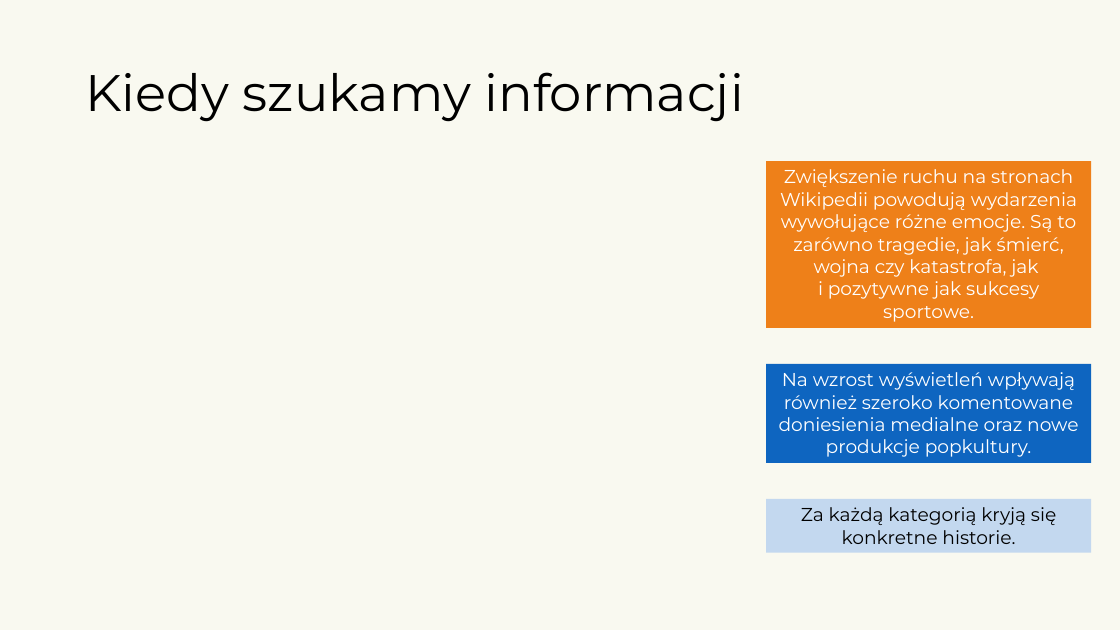
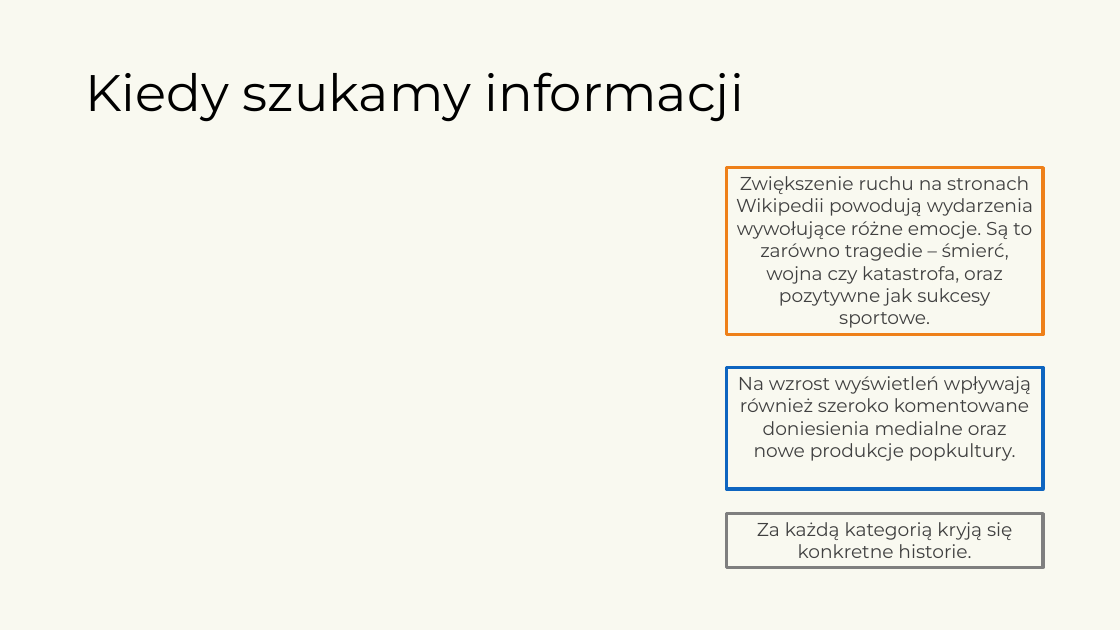
Before and after one commit to kotlarekm/BI_NGO_Wikipedia, a slide deck: slide 4 of storytelling/Storytelling.pptx (slide 5 before the commit). Drawn at 1120x630 pixels with LibreOffice and Linux fonts; fonts in the diff are those of the drawing; background and template pictures are left out. Boxes give left, top, right and bottom in pixels: in the first picture for what was removed or moved away, otherwise in the second. Text is boxed around its words. In the diff, an @@ line names an element or a change of style, - is before the commit and + after.

```diff
--- a/storytelling/Storytelling.pptx
+++ b/storytelling/Storytelling.pptx
@@ rectangle "Zwiększenie ruchu na stronach Wikipedii ...": place and size @@
-rectangle "Zwiększenie ruchu na stronach Wikipedii ..." at box(766, 161, 1091, 329)
+rectangle "Zwiększenie ruchu na stronach Wikipedii ..." at box(727, 168, 1044, 335)
@@ rectangle "Zwiększenie ruchu na stronach Wikipedii ..." at box(727, 168, 1044, 335): fill #EE8019 to none; outline none to #EE8019 3 pt @@
@@ text in rectangle at box(736, 176, 1033, 328): text changed; text colour #FFFFFF to #404040 @@
-Zwiększenie ruchu na stronach Wikipedii powodują wydarzenia wywołujące różne emocje. Są to zarówno tragedie, jak śmierć, wojna czy katastrofa, jak
-i pozytywne jak sukcesy sportowe.
+Zwiększenie ruchu na stronach Wikipedii powodują wydarzenia wywołujące różne emocje. Są to zarówno tragedie – śmierć, wojna czy katastrofa, oraz pozytywne jak sukcesy sportowe.
@@ rectangle "Na wzrost wyświetleń wpływają również ...": place and size @@
-rectangle "Na wzrost wyświetleń wpływają również ..." at box(766, 364, 1091, 463)
+rectangle "Na wzrost wyświetleń wpływają również ..." at box(727, 368, 1044, 490)
@@ rectangle "Na wzrost wyświetleń wpływają również ..." at box(727, 368, 1044, 490): text colour #FFFFFF to #404040; fill #0E65C0 to none; outline none to #0E65C0 3 pt @@
@@ rectangle "Za każdą kategorią kryją się ...": place and size @@
-rectangle "Za każdą kategorią kryją się ..." at box(766, 499, 1091, 553)
+rectangle "Za każdą kategorią kryją się ..." at box(727, 514, 1044, 568)
@@ rectangle "Za każdą kategorią kryją się ..." at box(727, 514, 1044, 568): text colour #000000 to #404040; fill #C3D8EF to none; outline none to #7F7F7F 3 pt @@
```
Also in this commit, not shown: 10 other slides changed, 1 slide removed, 1 other file.
